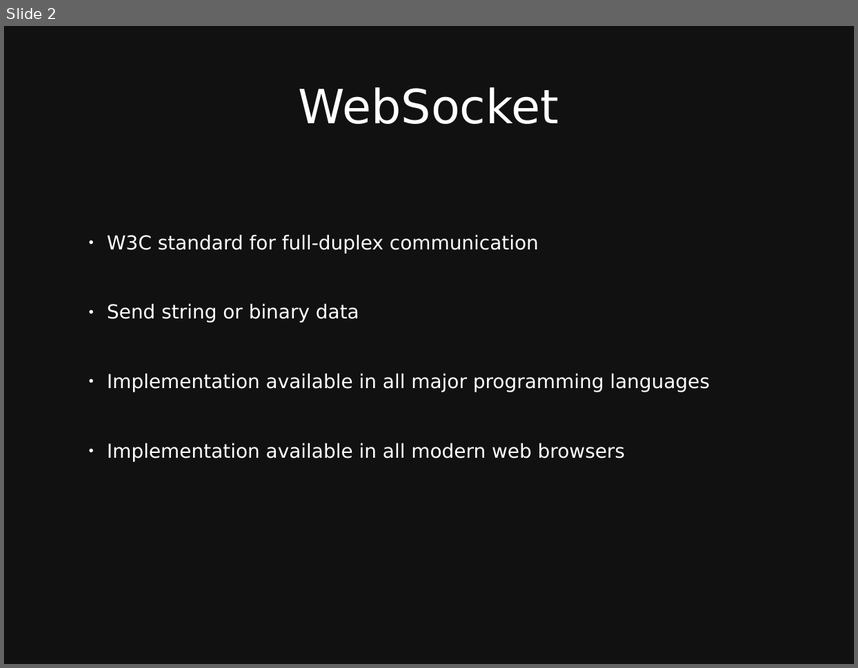
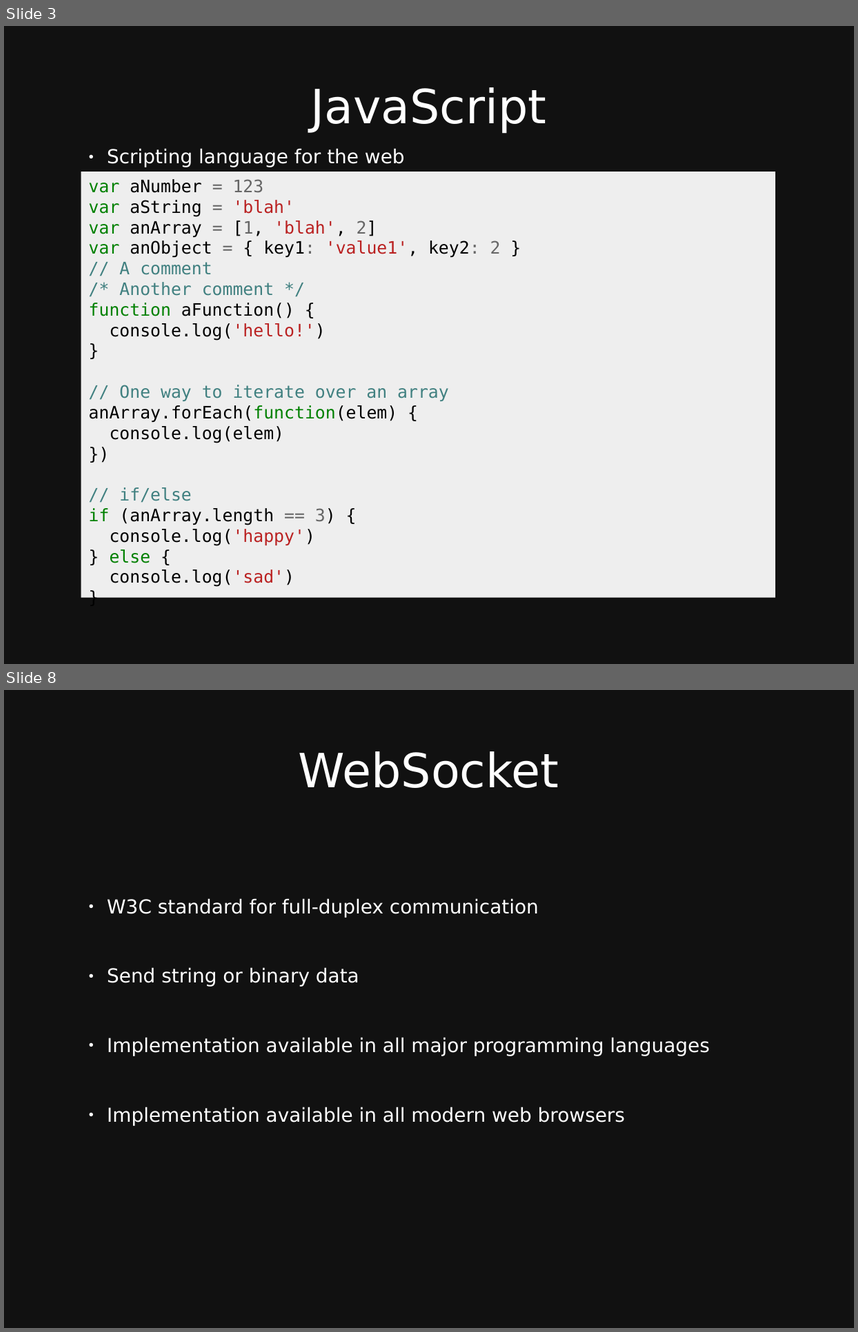
Before and after one commit to taylorbf/distributed-music-workshop, a slide deck: slides.odp. Shown one above the other, each under a label of ours: slide 2 before the commit, slides 3 and 8 after it; the slides between them are not shown. The pictures are 858x668 and 858x1332 pixels, drawn with LibreOffice and Linux fonts; fonts in the diff are those of the drawing. Boxes give left, top, right and bottom in pixels: in the first picture for what was removed or moved away, otherwise in the second. Text is boxed around its words. In the diff, an @@ line names an element or a change of style, - is before the commit and + after.

```diff
--- a/slides.odp
+++ b/slides.odp
@@ slide 3 added at (x1=4, y1=26, x2=854, y2=664), background #111111 @@
@@ title added at (x1=311, y1=87, x2=547, y2=133), 44 pt, text #FFFFFF @@
+JavaScript
@@ text added at (x1=107, y1=148, x2=405, y2=167), 18 pt, text #FFFFFF @@
+● Scripting language for the web
@@ rectangle added at (x1=81, y1=172, x2=775, y2=597), fill #EEEEEE, 16 pt, text #000000 @@
+var aNumber = 123
+var aString = 'blah'
+var anArray = [1, 'blah', 2]
+var anObject = { key1: 'value1', key2: 2 }
+// A comment
+/* Another comment */
+function aFunction() {
+console.log('hello!')
+}
+// One way to iterate over an array
+anArray.forEach(function(elem) {
+console.log(elem)
+})
+// if/else
+if (anArray.length == 3) {
+console.log('happy')
+} else {
+console.log('sad')
+}
@@ what was slide 2 is now slide 8 @@
```
Also in this commit, not shown: 1 slide changed, 6 other slides added, 1 slide removed.
